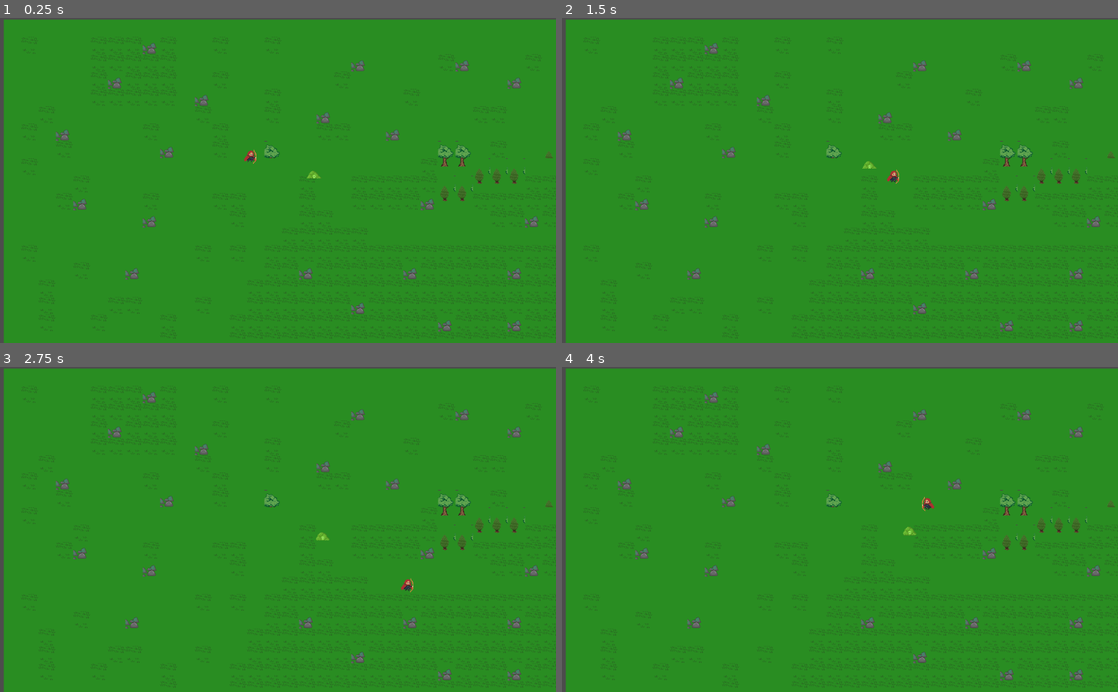
Above: before the commit, frames 1-4 (two rows, left to right).
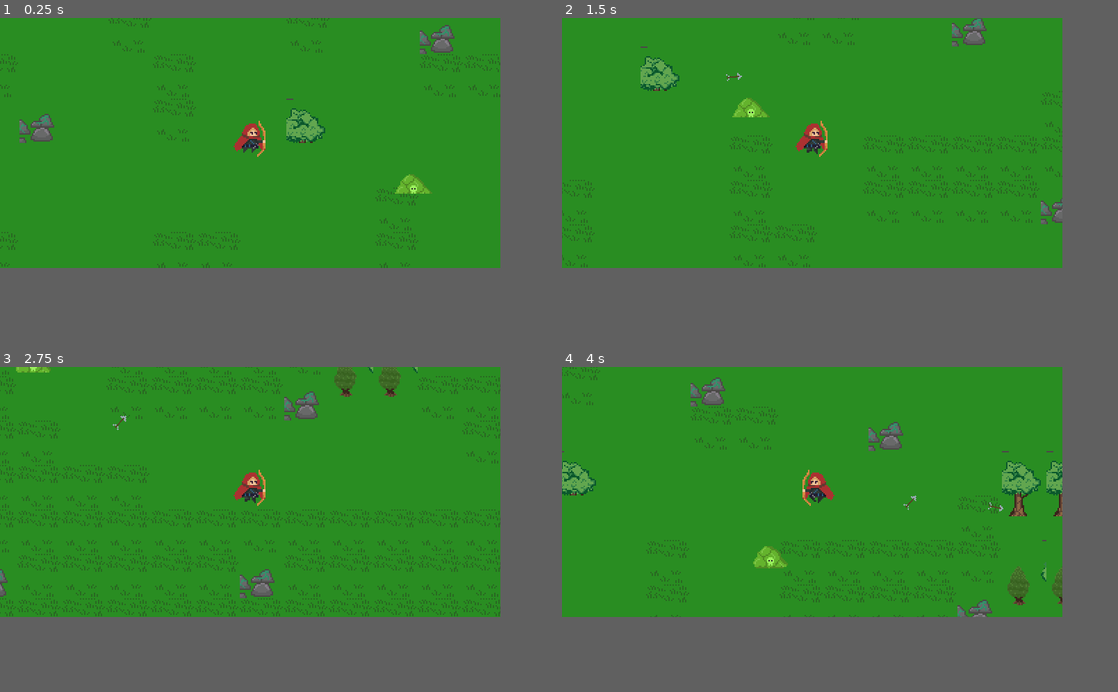
Above: after the commit, the same moments.

Repository: etchichury/Shoot-n-Loot
Game: Godot game, scene res://src/Main.tscn
Same seed, same stepped clock (60 frames per second), same inputs: the game is played once before the commit and once after it.
Inputs (mouse positions are in pixels of both pictures, inside the frame that each line leads up to):
- Up to frame 1 (0.25 s): no input
- Up to frame 2 (1.5 s): move the mouse to (962, 164) at 0.52 s; press the mouse at (962, 164) at 0.53 s; hold Right (ui_right) 0.53-1.28 s; move the mouse to (728, 196) at 1.27 s; release the mouse at (728, 196) at 1.28 s; hold Down (ui_down) from 1.28 s (still down); click (728, 196) at 1.35 s
- Up to frame 3 (2.75 s): move the mouse to (333, 458) at 2.02 s; release Down (ui_down) at 2.03 s; press the mouse at (333, 458) at 2.03 s; hold Right (ui_right) from 2.03 s (still down)
- Up to frame 4 (4 s): move the mouse to (812, 594) at 2.77 s; release Right (ui_right) at 2.78 s; release the mouse at (812, 594) at 2.78 s; hold Up (ui_up) 2.78-3.53 s; click (812, 594) at 2.85 s; move the mouse to (1006, 578) at 3.52 s; press the mouse at (1006, 578) at 3.53 s; hold Left (ui_left) from 3.53 s (still down)
In our replay, the window is 800x468 before the commit and 720x360 after it. These sizes can differ from the game's own. Grey fills any space a smaller window leaves; there, only what the larger window draws over its background counts as a difference.

The runs differ from the first frame. In frame 1, 7.2% of the frame differs, in the area x 0-100%, y 0-100%; in frame 2, 7.7%; in frame 3, 11%; in frame 4, 9.1%.

Commit message:
Change window size

Diff:
--- a/shoot-n-loot/project.godot
+++ b/shoot-n-loot/project.godot
@@ -14,6 +14,16 @@
 run/main_scene="res://src/Main.tscn"
 config/icon="res://icon.png"
 
+[display]
+
+window/size/width=360
+window/size/height=180
+window/size/test_width=1280
+window/size/test_height=720
+mouse_cursor/custom_image="res://assets/Cursor.png"
+window/stretch/mode="2d"
+window/stretch/aspect="expand"
+
 [editor]
 
 version_control_autoload_on_startup=true
@@ -27,10 +37,95 @@
 
 common/drop_mouse_on_gui_input_disabled=true
 
+[importer_defaults]
+
+texture={
+"compress/bptc_ldr": 0,
+"compress/hdr_mode": 0,
+"compress/lossy_quality": 0.7,
+"compress/mode": 0,
+"compress/normal_map": 0,
+"detect_3d": false,
+"flags/anisotropic": false,
+"flags/filter": false,
+"flags/mipmaps": false,
+"flags/repeat": 0,
+"flags/srgb": 2,
+"process/HDR_as_SRGB": false,
+"process/fix_alpha_border": true,
+"process/invert_color": false,
+"process/normal_map_invert_y": false,
+"process/premult_alpha": false,
+"size_limit": 0,
+"stream": false,
+"svg/scale": 1.0
+}
+
+[input]
+
+ui_focus_next={
+"deadzone": 0.5,
+"events": [  ]
+}
+ui_focus_prev={
+"deadzone": 0.5,
+"events": [  ]
+}
+ui_left={
+"deadzone": 0.5,
+"events": [ Object(InputEventKey,"resource_local_to_scene":false,"resource_name":"","device":0,"alt":false,"shift":false,"control":false,"meta":false,"command":false,"pressed":false,"scancode":16777231,"physical_scancode":0,"unicode":0,"echo":false,"script":null)
+, Object(InputEventJoypadButton,"resource_local_to_scene":false,"resource_name":"","device":0,"button_index":14,"pressure":0.0,"pressed":false,"script":null)
+, Object(InputEventKey,"resource_local_to_scene":false,"resource_name":"","device":0,"alt":false,"shift":false,"control":false,"meta":false,"command":false,"pressed":false,"scancode":0,"physical_scancode":65,"unicode":0,"echo":false,"script":null)
+ ]
+}
+ui_right={
+"deadzone": 0.5,
+"events": [ Object(InputEventKey,"resource_local_to_scene":false,"resource_name":"","device":0,"alt":false,"shift":false,"control":false,"meta":false,"command":false,"pressed":false,"scancode":16777233,"physical_scancode":0,"unicode":0,"echo":false,"script":null)
+, Object(InputEventJoypadButton,"resource_local_to_scene":false,"resource_name":"","device":0,"button_index":15,"pressure":0.0,"pressed":false,"script":null)
+, Object(InputEventKey,"resource_local_to_scene":false,"resource_name":"","device":0,"alt":false,"shift":false,"control":false,"meta":false,"command":false,"pressed":false,"scancode":0,"physical_scancode":68,"unicode":0,"echo":false,"script":null)
+ ]
+}
+ui_up={
+"deadzone": 0.5,
+"events": [ Object(InputEventKey,"resource_local_to_scene":false,"resource_name":"","device":0,"alt":false,"shift":false,"control":false,"meta":false,"command":false,"pressed":false,"scancode":16777232,"physical_scancode":0,"unicode":0,"echo":false,"script":null)
+, Object(InputEventJoypadButton,"resource_local_to_scene":false,"resource_name":"","device":0,"button_index":12,"pressure":0.0,"pressed":false,"script":null)
+, Object(InputEventKey,"resource_local_to_scene":false,"resource_name":"","device":0,"alt":false,"shift":false,"control":false,"meta":false,"command":false,"pressed":false,"scancode":0,"physical_scancode":87,"unicode":0,"echo":false,"script":null)
+ ]
+}
+ui_down={
+"deadzone": 0.5,
+"events": [ Object(InputEventKey,"resource_local_to_scene":false,"resource_name":"","device":0,"alt":false,"shift":false,"control":false,"meta":false,"command":false,"pressed":false,"scancode":16777234,"physical_scancode":0,"unicode":0,"echo":false,"script":null)
+, Object(InputEventJoypadButton,"resource_local_to_scene":false,"resource_name":"","device":0,"button_index":13,"pressure":0.0,"pressed":false,"script":null)
+, Object(InputEventKey,"resource_local_to_scene":false,"resource_name":"","device":0,"alt":false,"shift":false,"control":false,"meta":false,"command":false,"pressed":false,"scancode":0,"physical_scancode":83,"unicode":0,"echo":false,"script":null)
+ ]
+}
+ui_page_up={
+"deadzone": 0.5,
+"events": [  ]
+}
+ui_page_down={
+"deadzone": 0.5,
+"events": [  ]
+}
+ui_home={
+"deadzone": 0.5,
+"events": [  ]
+}
+ui_end={
+"deadzone": 0.5,
+"events": [  ]
+}
+action_fire={
+"deadzone": 0.5,
+"events": [ Object(InputEventMouseButton,"resource_local_to_scene":false,"resource_name":"","device":0,"alt":false,"shift":false,"control":false,"meta":false,"command":false,"button_mask":0,"position":Vector2( 0, 0 ),"global_position":Vector2( 0, 0 ),"factor":1.0,"button_index":1,"pressed":false,"doubleclick":false,"script":null)
+ ]
+}
+
 [physics]
 
 common/enable_pause_aware_picking=true
 
 [rendering]
 
+2d/snapping/use_gpu_pixel_snap=true
 environment/default_environment="res://default_env.tres"
Binary file removed: shoot-n-loot/assets/player.png
Not shown, removed: shoot-n-loot/assets/player.png.import
